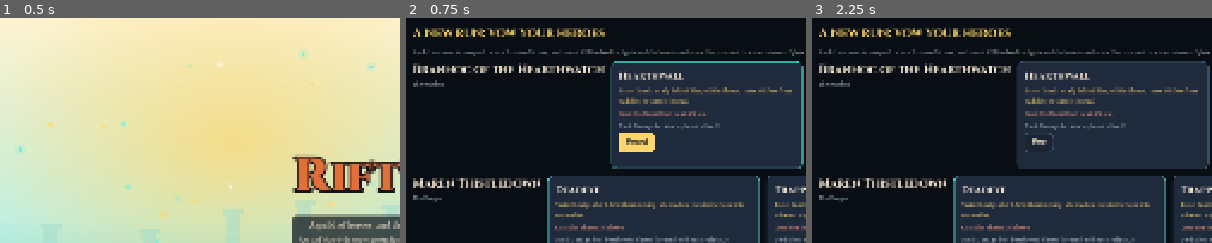
Above: before the commit, frames 1-3 (left to right).
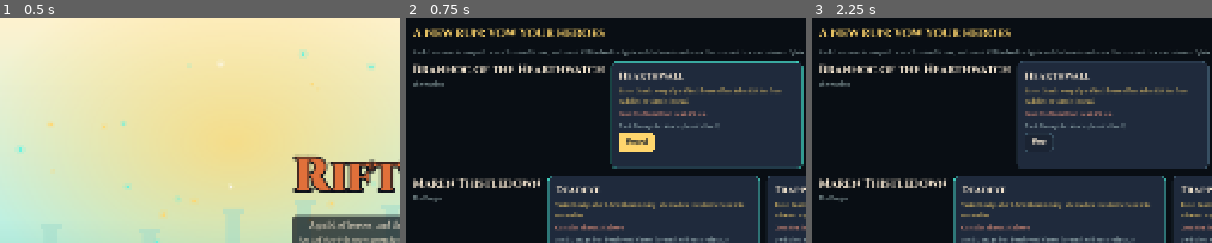
Above: after the commit, the same moments.

Repository: 22nmcdon/Riftrite
Game: Godot game, scene res://src/ui/main.tscn
Two runs of this game, one before a commit and one after it. Both use one fixed random seed, a clock stepped at 60 frames per second and the inputs below.
Inputs:
- Up to frame 1 (0.5 s): no input
- Up to frame 2 (0.75 s): click "New run" at 0.5 s
- Up to frame 3 (2.25 s): click "Vowed" at 1.25 s; click "Vow" at 2 s
The pictures show only the part of the screen within x 0-50%, y 0-50%; the shares and areas given below are measured in that part.

Frame 1 is identical in both runs. In frame 2, 0.4% of the frame differs, in the area x 62-97%, y 30-35%; in frame 3, 0.4%.

Commit message:
Phase 6 second tuning pass 11a (in progress): the shared lift and Hearthwall's Guard
Every transformed kit lifts HP, ATK, and MGK by 5% (Decision 7's small
shared lift). Hearthwall's vowed Guard covers every ally within 2 hexes
at 10%, not only one behind him within 3 (Decision 8), and Wide Guard,
whose job that was, now makes Guard reach 3 hexes at both stages.

Co-Authored-By: Claude Opus 5.5 <noreply@anthropic.com>
Claude-Session: https://claude.ai/code/session_01VWbnQMStSgZKvP13WqCoVW

Diff:
--- a/data/paths.json
+++ b/data/paths.json
@@ -57,8 +57,10 @@
       "cost": "After she moves, she needs 1.5s to plant before she can shoot again.",
       "patch": {
         "stats_bp": {
-          "atk": 10500,
-          "atsp": 7000
+          "atk": 11000,
+          "atsp": 7000,
+          "hp": 10500,
+          "mgk": 10500
         },
         "stats_add": {
           "crit": 2
@@ -194,7 +196,9 @@
       "patch": {
         "stats_bp": {
           "def": 13000,
-          "atk": 9000
+          "atk": 9450,
+          "hp": 10500,
+          "mgk": 10500
         },
         "stats_add": {
           "range": -1
@@ -325,7 +329,9 @@
       "patch": {
         "stats_bp": {
           "atsp": 11000,
-          "atk": 6500
+          "atk": 6800,
+          "hp": 10500,
+          "mgk": 10500
         },
         "add_traits": [
           "fires_moving"
@@ -412,7 +418,7 @@
     "fantasy": "Nothing reaches the people behind him.",
     "placement": "Right in front of Maren and Vell, covering the lane to them.",
     "vowed": {
-      "taste": "Guard: an ally behind him, within 3 hexes, takes 10% less from each hit; he takes it instead.",
+      "taste": "Guard: every ally within 2 hexes of him takes 10% less from each hit; he takes it instead.",
       "cost": "His Shield Bash deals 2% less.",
       "patch": {
         "passives": [
@@ -420,10 +426,10 @@
             "id": "guard",
             "name": "Guard",
             "kind": "guard",
-            "text": "An ally behind him (away from his target), within 3 hexes, takes 10% less from each enemy hit; he takes that instead.",
+            "text": "Every ally within 2 hexes of him takes 10% less from each enemy hit; he takes that instead.",
             "share_pct": 10,
-            "within_hexes": 3,
-            "covers": "behind"
+            "within_hexes": 2,
+            "covers": "all"
           },
           {
             "id": "braced",
@@ -444,9 +450,10 @@
       "cost": "He's slow, and he can't move while his wall stands.",
       "patch": {
         "stats_bp": {
-          "hp": 12500,
+          "hp": 13100,
           "def": 12000,
-          "atk": 8500
+          "atk": 8900,
+          "mgk": 10500
         },
         "stats_add": {
           "speed": -1
@@ -575,9 +582,10 @@
       "cost": "His DEF drops.",
       "patch": {
         "stats_bp": {
-          "atk": 10000,
-          "hp": 10000,
-          "def": 7000
+          "atk": 10500,
+          "hp": 10500,
+          "def": 7000,
+          "mgk": 10500
         },
         "remove_passives": [
           "hold_the_line_guard"
@@ -711,8 +719,9 @@
       "cost": "Heals on him are 20% weaker, and he has 5% less max HP.",
       "patch": {
         "stats_bp": {
-          "hp": 9500,
-          "atk": 13500
+          "hp": 10000,
+          "atk": 14200,
+          "mgk": 10500
         },
         "mana": null,
         "signature": {
@@ -863,8 +872,9 @@
       "cost": "Lantern Glow deals no damage (it still gives mana), and she has less HP.",
       "patch": {
         "stats_bp": {
-          "mgk": 10500,
-          "hp": 8500
+          "mgk": 11000,
+          "hp": 8900,
+          "atk": 10500
         },
         "basic_attack": {
           "id": "lantern_glow",
@@ -1026,9 +1036,10 @@
       "cost": "Her healing is 40% weaker.",
       "patch": {
         "stats_bp": {
-          "hp": 9000,
+          "hp": 9450,
           "def": 10000,
-          "mgk": 9000
+          "mgk": 9450,
+          "atk": 10500
         },
         "signature": {
           "id": "warding_circle",
@@ -1166,8 +1177,10 @@
       "cost": "Her healing is 30% weaker.",
       "patch": {
         "stats_bp": {
-          "mgk": 11000,
-          "def": 8000
+          "mgk": 11550,
+          "def": 8000,
+          "hp": 10500,
+          "atk": 10500
         },
         "stats_add": {
           "crit": 10
--- a/data/upgrades.json
+++ b/data/upgrades.json
@@ -1114,18 +1114,8 @@
     "name": "Wide Guard",
     "path": "hearthwall",
     "taste": true,
-    "text": "Guard covers the allies beside him too, not only those behind (once transformed, it reaches farther).",
-    "mod": {
-      "on": [
-        {
-          "slot": "passive:guard",
-          "guard": {
-            "covers_all": true
-          }
-        }
-      ]
-    },
-    "transformed_mod": {
+    "text": "Guard reaches farther.",
+    "mod": {
       "on": [
         {
           "slot": "passive:guard",
--- a/tests/run/test_upgrade_pools.gd
+++ b/tests/run/test_upgrade_pools.gd
@@ -100,9 +100,9 @@
 	assert_eq(_take(flow, "honed_tips"), 2)
 	flow.state.hero("maren").transformed = true
 	assert_eq(flow.state.hero("maren").locked["honed_tips"], [2], "still +2")
-	# Deadeye transformed: ATK x1.05 (23), plus the locked 2.
-	assert_eq(_stat(flow, "maren", UnitStats.Stat.ATK), 25)
-	assert_eq(_take(flow, "honed_tips"), 3, "the next locks in 10% of 25, rounded up")
+	# Deadeye transformed: ATK x1.1 (24), plus the locked 2.
+	assert_eq(_stat(flow, "maren", UnitStats.Stat.ATK), 26)
+	assert_eq(_take(flow, "honed_tips"), 3, "the next locks in 10% of 26, rounded up")
 
 
 func test_at_least_one_point() -> void:
--- a/tests/sim/test_path_kits.gd
+++ b/tests/sim/test_path_kits.gd
@@ -84,9 +84,9 @@
 	var volley: UnitDef = _kit("volley", done)
 	assert_eq([volley.basic_attack.effects[1].every, volley.has_trait("fires_moving"), volley.signature.id], [1, true, "arrow_storm"])
 	assert_gt(volley.signature.effects[0].zone_ticks, 0)
-	# Hearthwall: Guard behind; Guard all round, the wall, slower, no taunting DEF.
+	# Hearthwall: Guard all round at 10%; at 30%, the wall, slower, no taunting DEF.
 	var guard: PartDef = _kit("hearthwall", vowed).passives.filter(func(part: PartDef) -> bool: return part.kind == PartDef.Kind.GUARD)[0]
-	assert_eq([guard.share_bp, guard.guard_range, guard.behind_only], [1000, 3000, true])
+	assert_eq([guard.share_bp, guard.guard_range, guard.behind_only], [1000, 2000, false])
 	var hearthwall: UnitDef = _kit("hearthwall", done)
 	assert_eq([hearthwall.signature.id, hearthwall.stats.get_stat(UnitStats.Stat.SPEED), _has_part(hearthwall, "hold_the_line_guard")], ["hearthwall", 1, false])
 	# Ironbrand: Brand; the Mace and Brand Slam.
--- a/tests/sim/test_upgrade_pieces.gd
+++ b/tests/sim/test_upgrade_pieces.gd
@@ -89,19 +89,20 @@
 func test_the_guard_knobs() -> void:
 	assert_eq(_part(_kit("hearthwall", "broad_guard"), "guard").share_bp, 1500)
 	assert_eq(_part(_kit("hearthwall", "broad_guard", true), "guard").share_bp, 3500)
+	# Wide Guard: 3 hexes, not 2, vowed and transformed (phase 6 section 11:
+	# the vowed Guard already covers every ally within 2 hexes).
+	assert_eq(_part(_kit("hearthwall", "wide_guard"), "guard").guard_range, 3 * HexGrid.HEX)
 	assert_eq(_part(_kit("hearthwall", "wide_guard", true), "guard").guard_range, 3 * HexGrid.HEX)
-	# Wide Guard: an ally beside him is covered, not only one behind.
-	for card: String in ["", "wide_guard"]:
-		var brannoc: UnitDef = _run.content.paths["hearthwall"].vowed_kit if card.is_empty() else _kit("hearthwall", card)
-		var fight: CombatSim = K.sim(K.fight([UnitSetup.make(brannoc, K.HEROES, 3, 2, "brannoc"), K.at(_dummy("ally"), 5, 2, "ally")] as Array[UnitSetup],
-			[K.foe(_dummy("foe"), 3, 4, "foe")] as Array[UnitSetup]))
-		fight.step()
-		var at: Vector2i = fight.unit_by_id("brannoc").pos
-		fight.unit_by_id("foe").pos = at + Vector2i(0, 2000)
-		fight.unit_by_id("ally").pos = at + Vector2i(1500, 0)
-		fight.unit_by_id("brannoc").target = fight.unit_by_id("foe")
-		var guard: UnitState = Guards.covering(fight, EffectSource.make("foe", "foe_attack", "Strike"), fight.unit_by_id("ally"))
-		assert_eq(guard != null, not card.is_empty(), "beside him: covered only with Wide Guard")
+	# The vowed Guard covers an ally beside him, not only one behind.
+	var brannoc: UnitDef = _run.content.paths["hearthwall"].vowed_kit
+	var fight: CombatSim = K.sim(K.fight([UnitSetup.make(brannoc, K.HEROES, 3, 2, "brannoc"), K.at(_dummy("ally"), 5, 2, "ally")] as Array[UnitSetup],
+		[K.foe(_dummy("foe"), 3, 4, "foe")] as Array[UnitSetup]))
+	fight.step()
+	var at: Vector2i = fight.unit_by_id("brannoc").pos
+	fight.unit_by_id("foe").pos = at + Vector2i(0, 2000)
+	fight.unit_by_id("ally").pos = at + Vector2i(1500, 0)
+	fight.unit_by_id("brannoc").target = fight.unit_by_id("foe")
+	assert_not_null(Guards.covering(fight, EffectSource.make("foe", "foe_attack", "Strike"), fight.unit_by_id("ally")), "beside him: covered")
 
 
 func test_add_to_areas_and_a_wider_line() -> void:
Not shown, changed: docs/plans/rebuild-phase5c-combos.md
